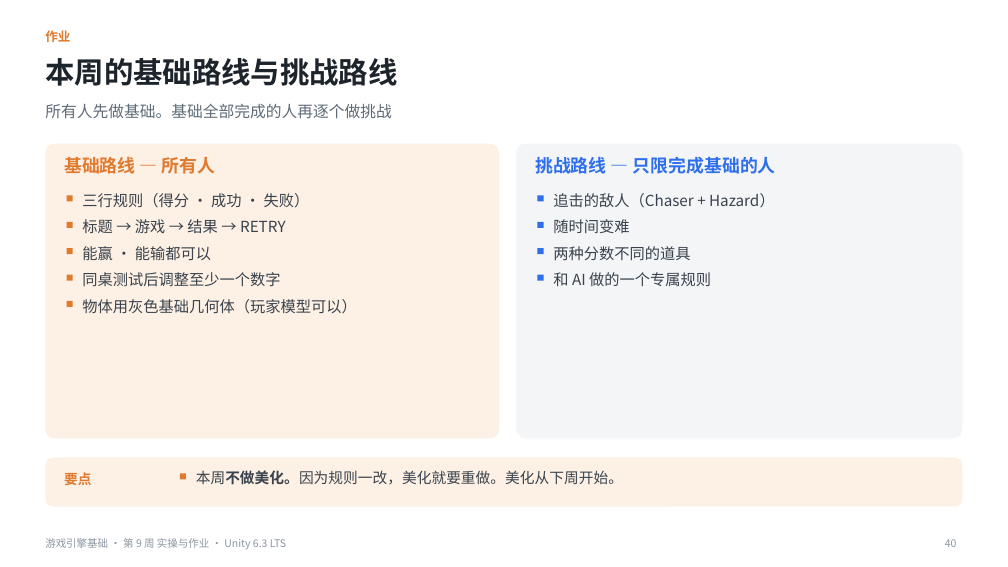
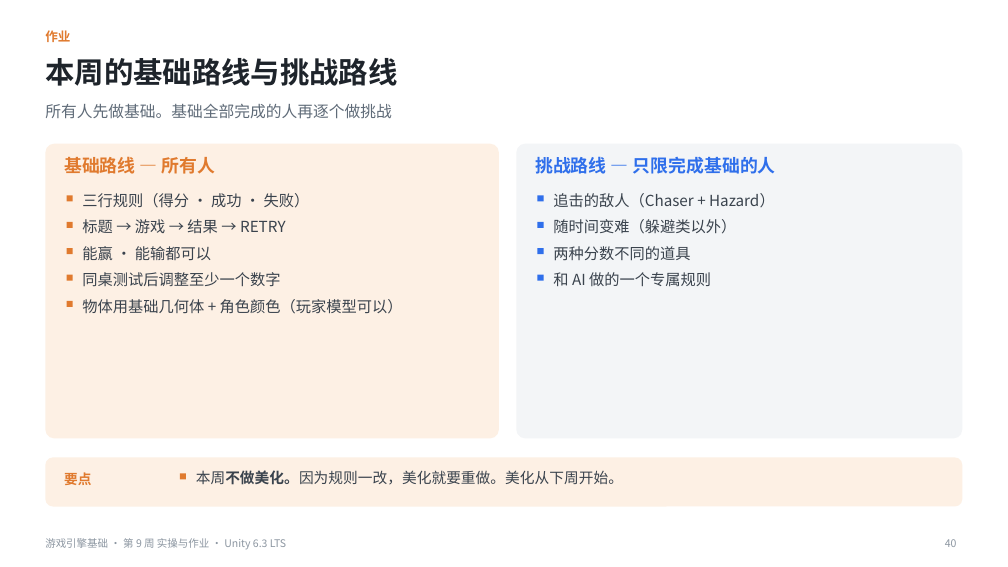
Before and after one commit to iplay-garden/game-engine-basics, a slide deck: slide 40 of 9주차/简体中文/游戏引擎基础_第9周_实操与作业指南_简体中文.pptx. Drawn at 1008x567 pixels with LibreOffice and Linux fonts; fonts in the diff are those of the drawing. Boxes give left, top, right and bottom in pixels: in the first picture for what was removed or moved away, otherwise in the second. Text is boxed around its words. In the diff, an @@ line names an element or a change of style, - is before the commit and + after.

```diff
--- a/9주차/简体中文/游戏引擎基础_第9周_实操与作业指南_简体中文.pptx
+++ b/9주차/简体中文/游戏引擎基础_第9周_实操与作业指南_简体中文.pptx
@@ text at <box>553,219,736,234</box>: text changed @@
-随时间变难
+随时间变难（躲避类以外）
@@ text at <box>82,299,403,314</box>: text changed @@
-物体用灰色基础几何体（玩家模型可以）
+物体用基础几何体 + 角色颜色（玩家模型可以）
```
Also in this commit, not shown: 1 other slide changed, 1 other file.
